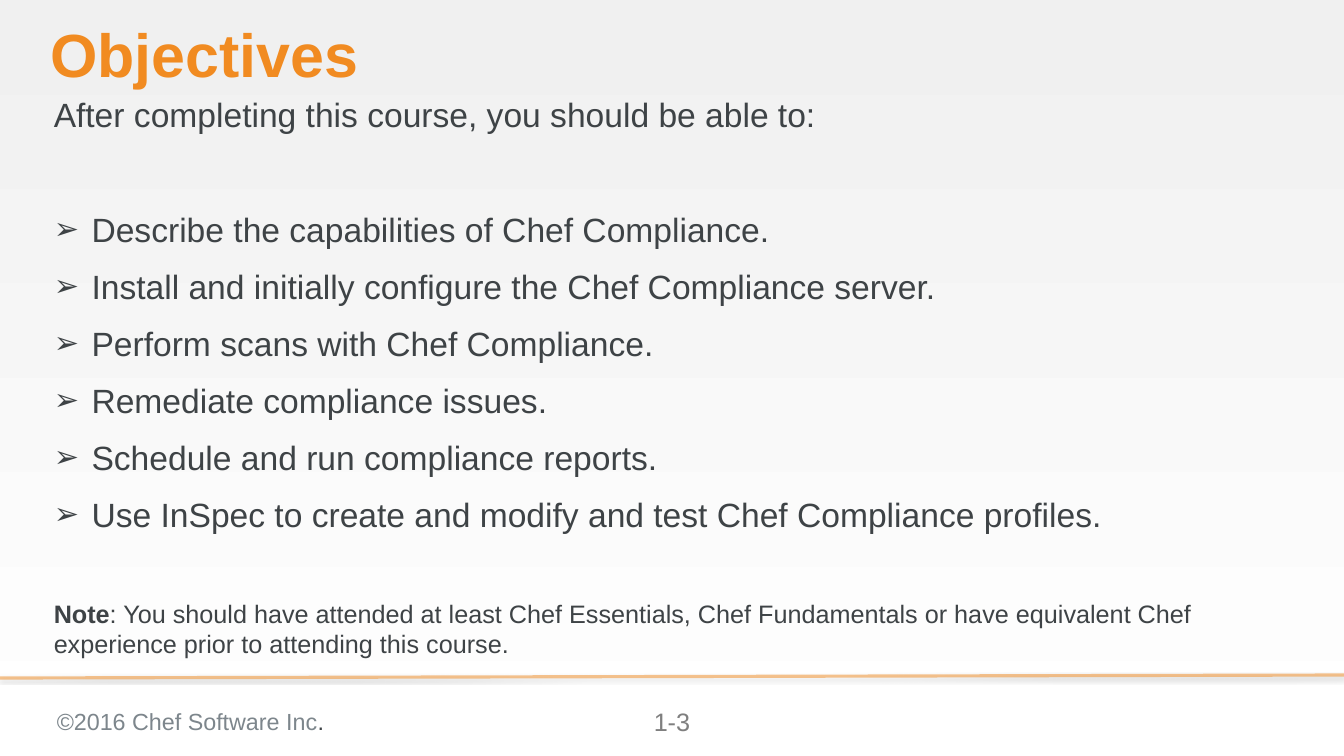
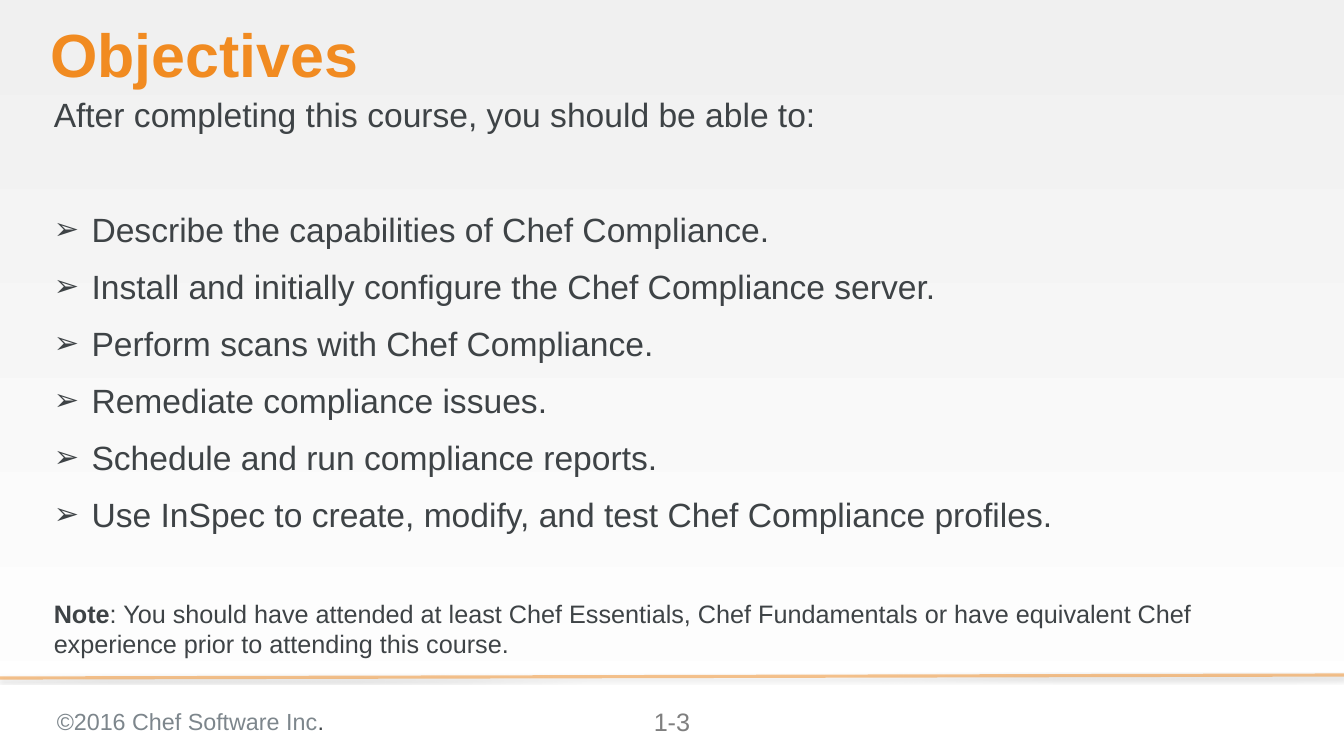
Before and after one commit to bchamby/chef-compliance-installation-configuration-operation, a slide deck: slide 3 of 01-Intro.pptx. Drawn at 1344x756 pixels with LibreOffice and Linux fonts; fonts in the diff are those of the drawing; background and template pictures are left out. Boxes give left, top, right and bottom in pixels: in the first picture for what was removed or moved away, otherwise in the second. Text is boxed around its words. In the diff, an @@ line names an element or a change of style, - is before the commit and + after.

Commit message:
List '...create, modify, and test...'
without an extra 'and'

```diff
--- a/01-Intro.pptx
+++ b/01-Intro.pptx
@@ text at <box>92,502,1053,534</box>: text changed @@
-➢ Use InSpec to create and modify and test Chef Compliance profiles.
+➢ Use InSpec to create, modify, and test Chef Compliance profiles.
```
Also in this commit, not shown: 1 other file.
